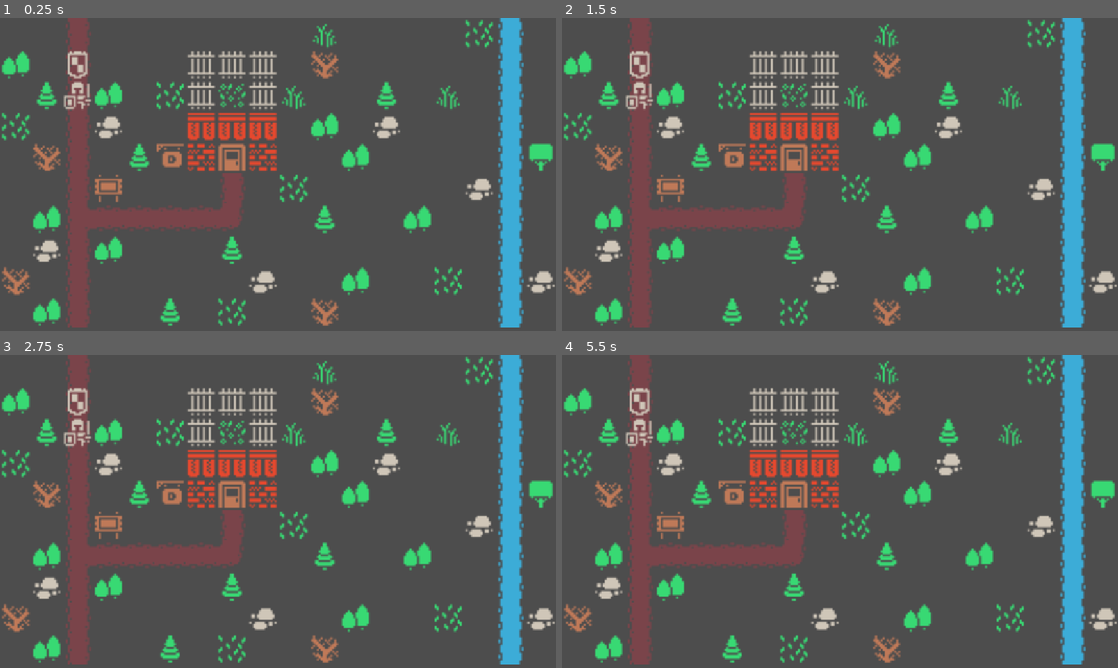
Above: before the commit, frames 1-4 (two rows, left to right).
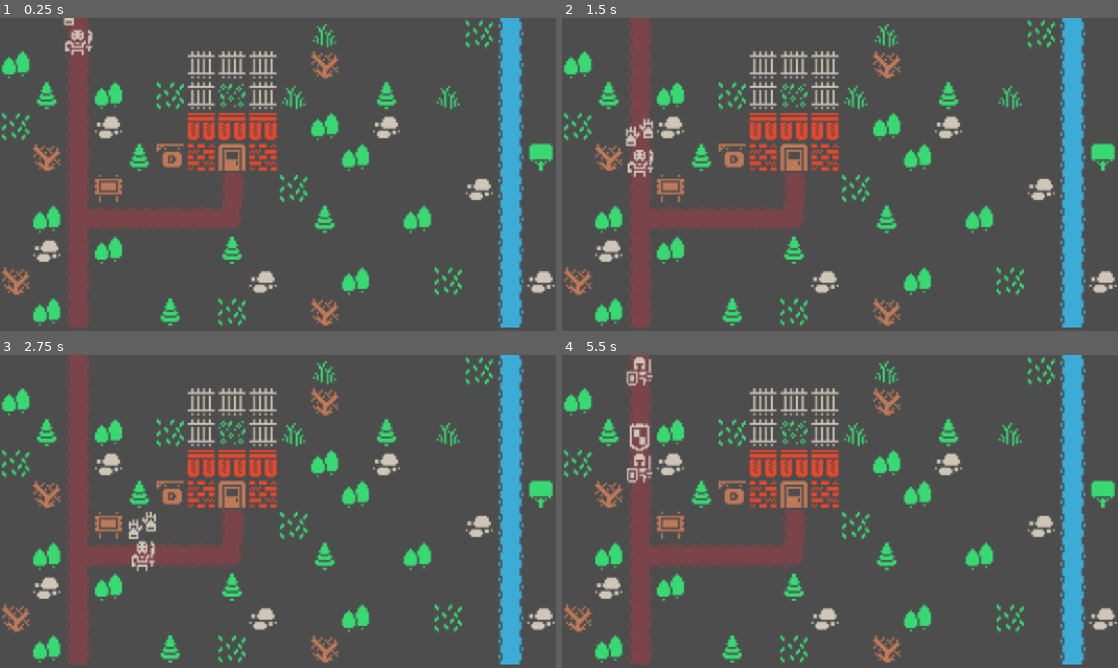
Above: after the commit, the same moments.

Repository: nagolyhprum/last-drop-brewery
Game: Godot game, scene res://Town.tscn
Two runs of this game, one before a commit and one after it. Both use one fixed random seed, a clock stepped at 60 frames per second and the inputs below.
Inputs:
- Up to frame 1 (0.25 s): no input
- Up to frame 2 (1.5 s): no input
- Up to frame 3 (2.75 s): no input
- Up to frame 4 (5.5 s): no input

The runs differ from the first frame. In frame 1, 0.7% of the frame differs, in the area x 11-17%, y 0-30%; in frame 2, 1.0%; in frame 3, 1.0%; in frame 4, 1.1%, in the area x 11-17%, y 0-42%.

Commit message:
shoppers now go to the shop

Diff:
--- a/Scenes.gd
+++ b/Scenes.gd
@@ -14,3 +14,5 @@
 const CHARACTER_SOLDIER = preload("res://Characters/Soldier.tscn")
 const CHARACTER_WARRIOR = preload("res://Characters/Warrior.tscn")
 const SHOPPERS = [CHARACTER_SOLDIER, CHARACTER_WARRIOR]
+
+const WALKING_CHARACTER = preload("res://WalkingCharacter.tscn")
--- a/Town.gd
+++ b/Town.gd
@@ -1,13 +1,26 @@
 extends Node2D
 
-@onready var root = $"."
+func done_travelling():
+	spawn_characters()
+
+func spawn_characters():
+	var count = (randi() % 3) + 1
+	var original_count = get_child_count()
+	var remove_character = func ():
+		await get_tree().process_frame
+		var new_count = get_child_count()
+		if original_count == new_count:
+			done_travelling()
+
+	for i in range(count):
+		var index = randi() % len(Scenes.SHOPPERS)
+		var shopper = Scenes.SHOPPERS[index].instantiate()
+		var stat = Scenes.STATS[index].instantiate()
+		var walking_character = Scenes.WALKING_CHARACTER.instantiate()
+		add_child(walking_character)
+		walking_character.set_character_and_stat(shopper, stat)
+		walking_character.reached_door.connect(remove_character)
+		await get_tree().create_timer(1.0).timeout
 
 func _ready() -> void:
-	var index = randi() % len(Scenes.SHOPPERS)
-	var shopper = Scenes.SHOPPERS[index].instantiate()
-	var stat = Scenes.STATS[index].instantiate()
-	stat.position.y = -16
-	shopper.add_child(stat)
-	shopper.position.x = 32
-	shopper.position.y = 32
-	root.add_child(shopper)
+	spawn_characters()
--- /dev/null
+++ b/WalkingCharacter.gd
@@ -0,0 +1,37 @@
+extends Path2D
+
+class_name WalkingCharacter
+
+var character
+@onready var path_follow = $PathFollow2D
+
+signal reached_door()
+
+func set_character_and_stat(character, stat):
+	self.character = character
+	for child in path_follow.get_children():
+		child.queue_free()
+	path_follow.add_child(character)
+	path_follow.add_child(stat)
+	stat.position.y = -16
+	stat.centered = true
+	character.centered = true
+
+
+var time := 0.0
+var speed := 50     # walking speed
+var amplitude := 0.1    # how much it squishes
+
+func _process(delta):
+	time += delta
+
+	var wave = sin(time * speed / 3)
+
+	# vertical squash + horizontal stretch
+	character.scale.y = 1 + wave * amplitude
+	character.scale.x = 1 - wave * amplitude
+
+	path_follow.progress += delta * 50
+	if path_follow.progress_ratio >= 1:
+		queue_free()
+		reached_door.emit()
--- /dev/null
+++ b/WalkingCharacter.tscn
@@ -0,0 +1,25 @@
+[gd_scene load_steps=5 format=3 uid="uid://cgyiotv16xycg"]
+
+[ext_resource type="Script" uid="uid://ijav25271tu6" path="res://WalkingCharacter.gd" id="1_5f6oc"]
+[ext_resource type="PackedScene" uid="uid://om7pw4cn3e45" path="res://Characters/Rogue.tscn" id="1_167ud"]
+[ext_resource type="PackedScene" uid="uid://dreaw74ha0wfp" path="res://Stats/Speed.tscn" id="2_5f6oc"]
+
+[sub_resource type="Curve2D" id="Curve2D_bxpib"]
+_data = {
+"points": PackedVector2Array(0, 0, 0, 0, 40, 0, 0, 0, 0, 0, 40, 104, 0, 0, 0, 0, 120, 104, 0, 0, 0, 0, 120, 72)
+}
+point_count = 4
+
+[node name="Path2D" type="Path2D"]
+curve = SubResource("Curve2D_bxpib")
+script = ExtResource("1_5f6oc")
+
+[node name="PathFollow2D" type="PathFollow2D" parent="."]
+position = Vector2(40, 0)
+rotates = false
+loop = false
+
+[node name="Rogue" parent="PathFollow2D" instance=ExtResource("1_167ud")]
+
+[node name="Speed" parent="PathFollow2D" instance=ExtResource("2_5f6oc")]
+offset = Vector2(0, -16)
Not shown, added: WalkingCharacter.gd.uid
